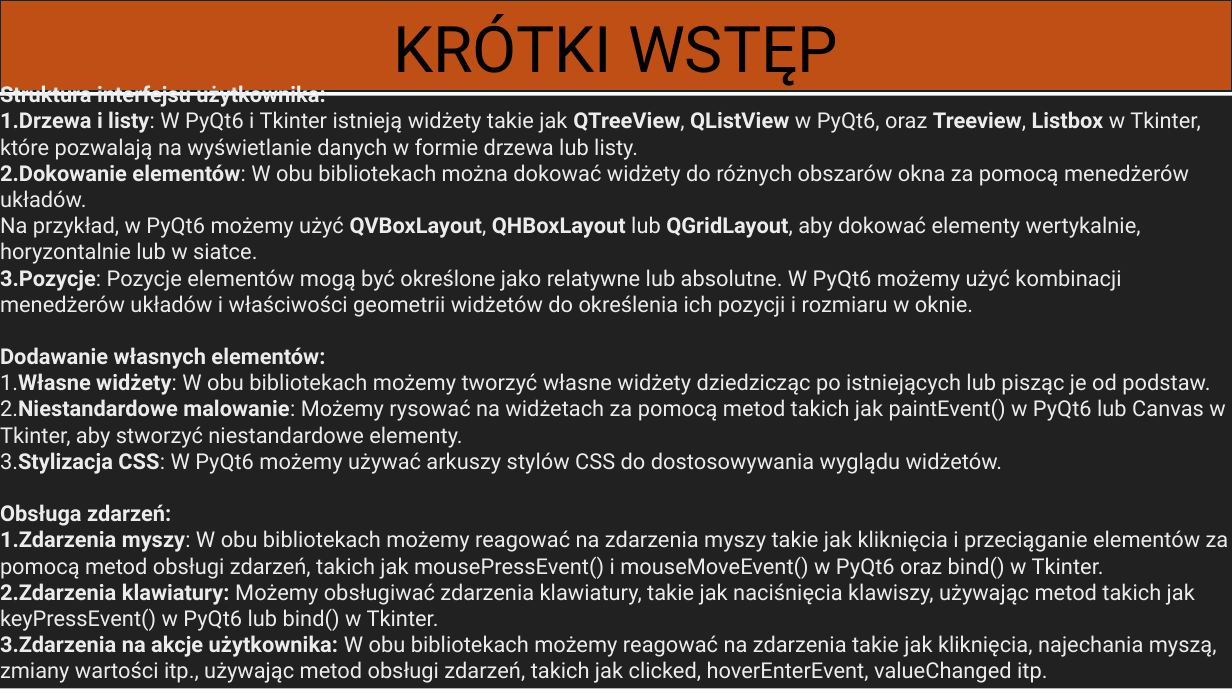
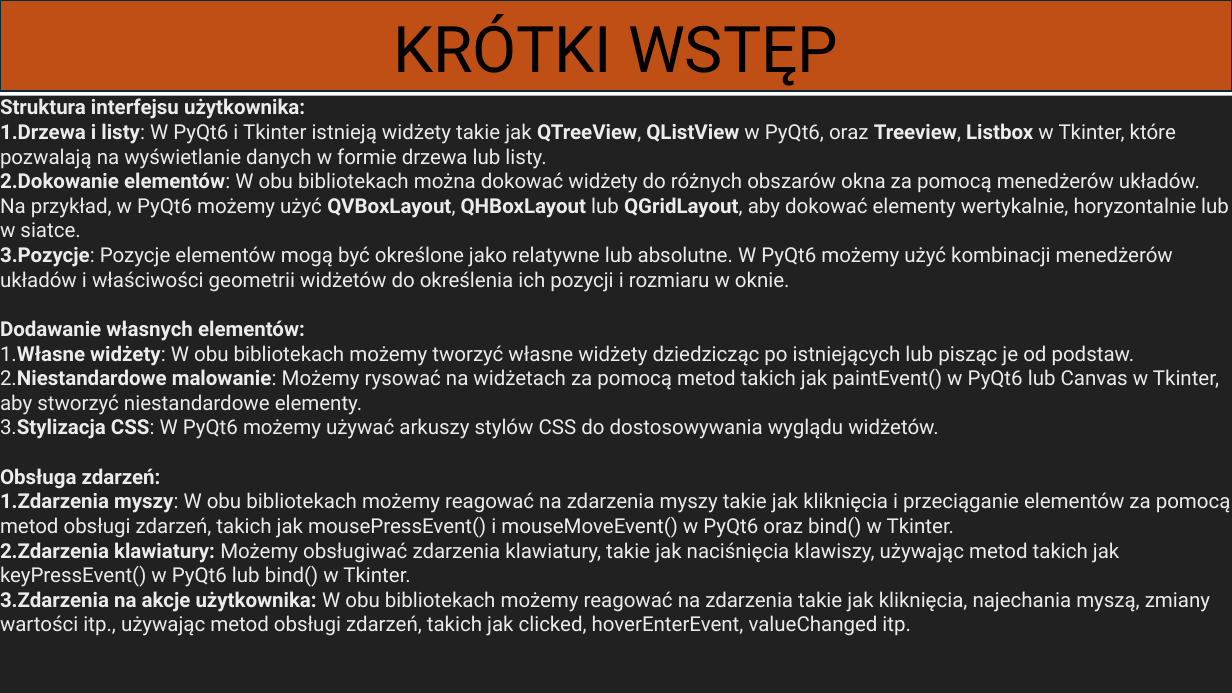
Before and after one commit to Spren3/jpwp, a slide deck: slide 4 of jpwp.pptx (slide 2 before the commit). Drawn at 1232x693 pixels with LibreOffice and Linux fonts; fonts in the diff are those of the drawing. Boxes give left, top, right and bottom in pixels: in the first picture for what was removed or moved away, otherwise in the second. Text is boxed around its words. In the diff, an @@ line names an element or a change of style, - is before the commit and + after.

```diff
--- a/jpwp.pptx
+++ b/jpwp.pptx
@@ text "Struktura interfejsu użytkownika:" at [0,91,1232,693]: size 17 to 16 pt @@
```
Also in this commit, not shown: 1 other slide changed, 3 slides added.
